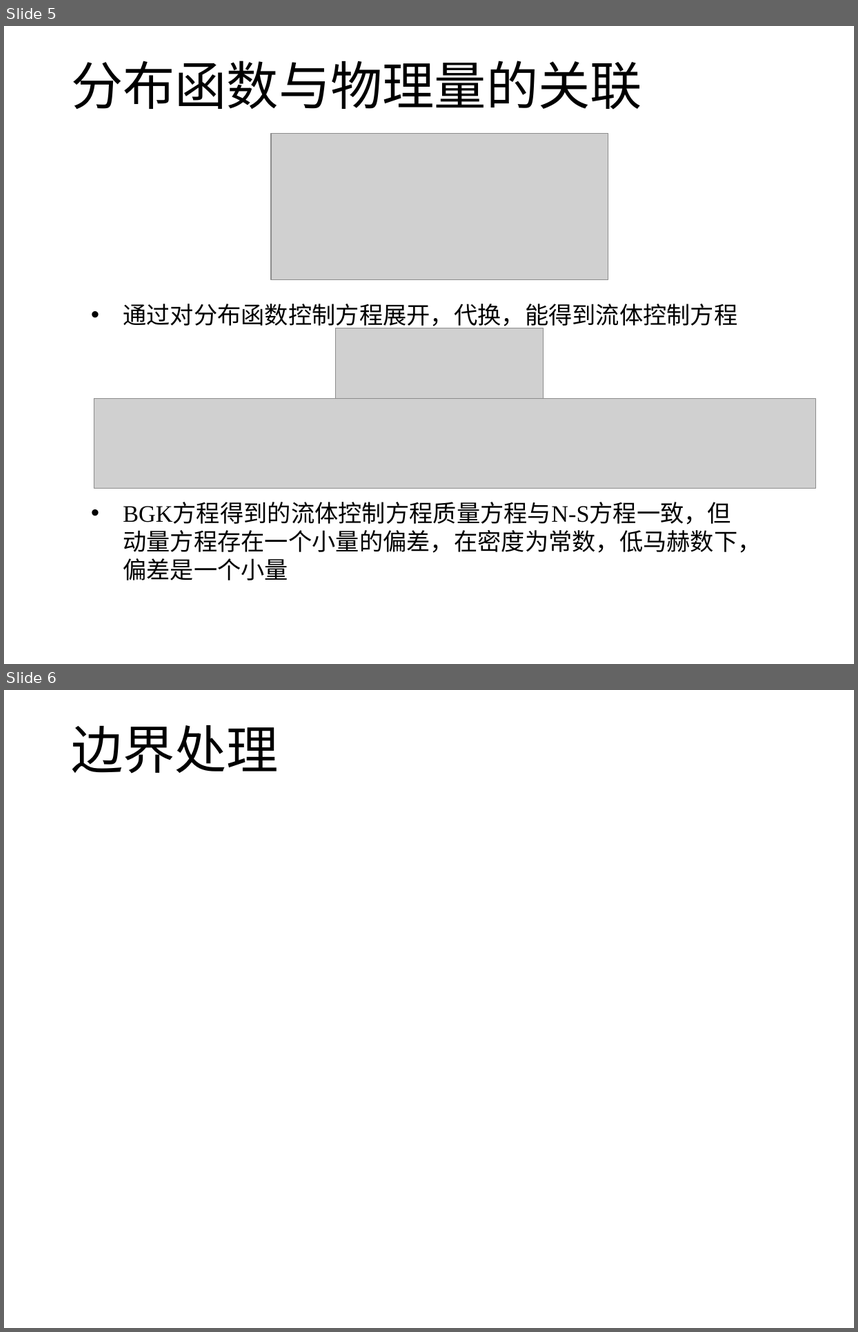
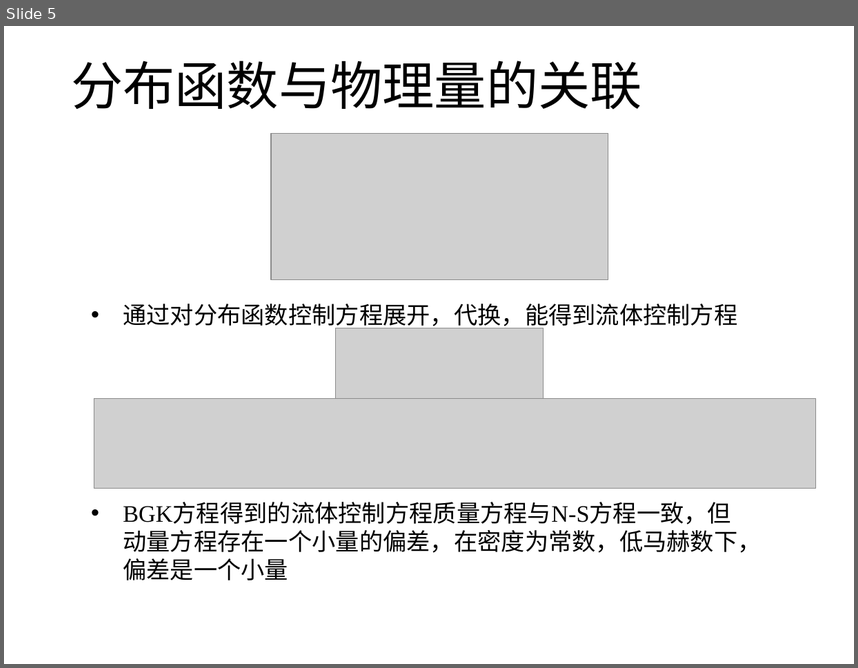
Before and after one commit to hohiroki/homework, a slide deck: NO2/bolzmann.pptx. Shown one above the other, each under a label of ours: slides 5 and 6 before the commit, slide 5 after it. The pictures are 858x1332 and 858x668 pixels, drawn with LibreOffice and Linux fonts; fonts in the diff are those of the drawing; grey boxes stand for pictures. Boxes give left, top, right and bottom in pixels: in the first picture for what was removed or moved away, otherwise in the second. Text is boxed around its words. In the diff, an @@ line names an element or a change of style, - is before the commit and + after.

```diff
--- a/NO2/bolzmann.pptx
+++ b/NO2/bolzmann.pptx
@@ slide 6 removed at [4, 690, 854, 1328], background #FFFFFF @@
@@ title removed at [71, 725, 279, 773] @@
-边界处理
```
Also in this commit, not shown: 2 slides changed, 4 slides added, 27 other files.
